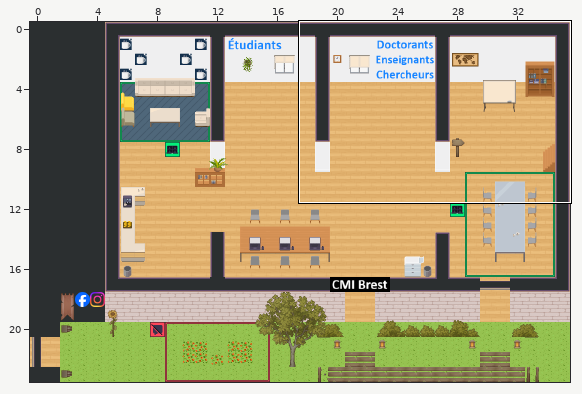
One commit to this Tiled map (JSON): map.tmj. The picture above shows the old version from afar; the outline marks the close-up.
Close-up. First the earlier version:
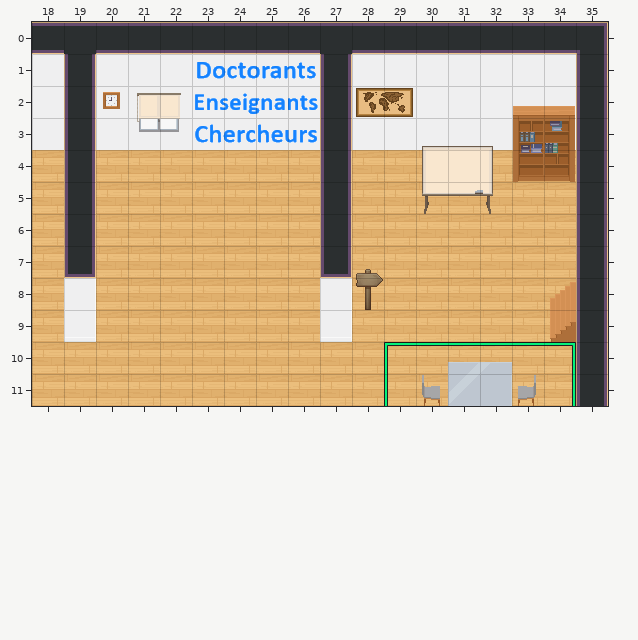
Cells are 32x32 px. Shown: x 18..35, y 0..11. The commit also changed other parts of the map, which this record leaves out.
After the commit:
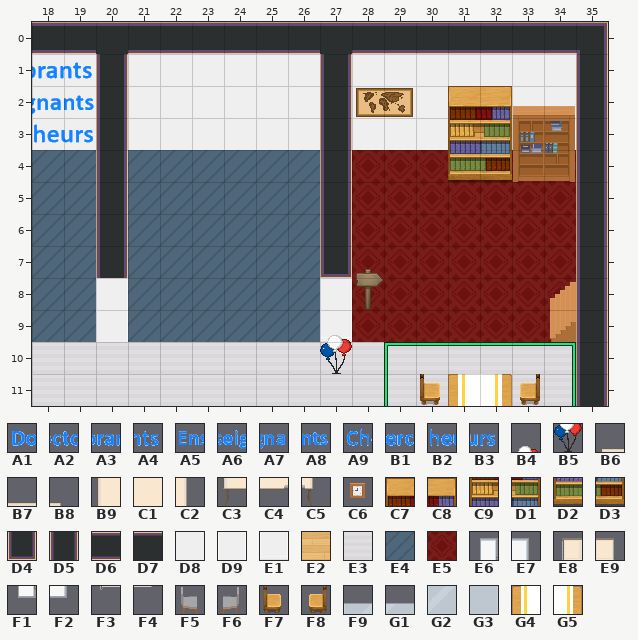
Key: from "EXT_Menu": A1 24, A2 25, A3 26, A4 27, A5 40, A6 41, A7 42, A8 43, A9 56, B1 57, B2 58, B3 59; from "WA_Decoration": B4 82, B5 94; from "WA_Miscellaneous": B6 33, B7 34, B8 35, B9 43, C1 44, C2 45, C3 53, C4 54, C5 55, C6 78; from "WA_Other_Furniture": C7 22, C8 23, C9 34, D1 35, D2 46, D3 47; from "WA_Room_Builder": D4 56, D5 102, D6 104, D7 156, D8 203, D9 280, E1 305, E2 350, E3 358, E4 360, E5 387, E6 775, E7 776, E8 777, E9 778, F1 800, F2 801, F3 802, F4 803; from "WA_Seats": F5 119, F6 120, F7 170, F8 171; from "WA_Tables": F9 5, G1 6, G2 15, G3 17, G4 240, G5 242.
__ is an empty cell.
Difference:
Layer "floor/floor1":
Tile E2 gives way to one hidden under a higher layer in rows 4 to 9 at x 20.
The edit adds tile E3 in row 11 at x 32.
Tile E2 gives way to tile E3 in row 10 at x 18 to 34; in row 11 at x 18 to 30 and 33 to 34.
The edit adds tile E4 in rows 4 to 9 at x 19.
Tile E2 gives way to tile E4 in rows 4 to 9 at x 18 and 21 to 26.
The edit adds tile E5 in row 4 at x 31.
Tile E2 gives way to tile E5 in row 4 at x 28 to 30 and 32 to 34; in rows 5 to 9 at x 28 to 34.
Layer "walls/walls1":
Tile D8 gives way to tile D5 in rows 1 to 3 at x 20.
The edit adds tile D5 in rows 4 to 7 at x 20.
Tile D7 gives way to tile D6 in row 0 at x 19.
Tile D6 gives way to tile D7 in row 0 at x 20.
Tile D5 gives way to tile D8 in rows 1 to 3 at x 19.
The edit adds tile D9 in rows 8 to 9 at x 20.
Tile D4 is gone in row 7 at x 19.
Tile D5 is gone in rows 4 to 6 at x 19.
Tile D9 is gone in row 8 at x 19.
Tile E1 is gone in row 9 at x 19.
Layer "walls/walls2":
The edit adds tile A3 in row 1 at x 18.
The edit adds tile A4 in row 1 at x 19.
The edit adds tile A7 in row 2 at x 18.
The edit adds tile A8 in row 2 at x 19.
The edit adds tile B2 in row 3 at x 18.
The edit adds tile B3 in row 3 at x 19.
Tile A1 is gone in row 1 at x 23.
Tile A2 is gone in row 1 at x 24.
Tile A3 is gone in row 1 at x 25.
Tile A4 is gone in row 1 at x 26.
Tile A5 is gone in row 2 at x 23.
Tile A6 is gone in row 2 at x 24.
Tile A7 is gone in row 2 at x 25.
Tile A8 is gone in row 2 at x 26.
Tile A9 is gone in row 3 at x 23.
Tile B1 is gone in row 3 at x 24.
Tile B2 is gone in row 3 at x 25.
Tile B3 is gone in row 3 at x 26.
Tile C6 is gone in row 2 at x 20.
Layer "furniture/furniture2":
The edit adds tile B4 in row 9 at x 27.
The edit adds tile B5 in row 10 at x 27.
The edit adds tile C7 in row 2 at x 31.
The edit adds tile C8 in row 2 at x 32.
Tile B7 gives way to tile C9 in row 3 at x 31.
Tile B8 gives way to tile D1 in row 3 at x 32.
Tile C1 gives way to tile D2 in row 4 at x 31.
Tile C2 gives way to tile D3 in row 4 at x 32.
Tile F5 gives way to tile F7 in row 11 at x 30.
Tile F6 gives way to tile F8 in row 11 at x 33.
Tile G2 gives way to tile G4 in row 11 at x 31.
Tile G3 gives way to tile G5 in row 11 at x 32.
Tile B6 is gone in row 3 at x 30.
Tile B9 is gone in row 4 at x 30.
Tile C3 is gone in row 5 at x 30.
Tile C4 is gone in row 5 at x 31.
Tile C5 is gone in row 5 at x 32.
Tile E6 is gone in row 2 at x 21.
Tile E7 is gone in row 2 at x 22.
Tile F1 is gone in row 3 at x 21.
Tile F2 is gone in row 3 at x 22.
Layer "furniture/furniture3":
Tile E8 is gone in row 2 at x 21.
Tile E9 is gone in row 2 at x 22.
Tile F3 is gone in row 3 at x 21.
Tile F4 is gone in row 3 at x 22.
Layer "above/above1":
Tile F9 is gone in row 10 at x 31.
Tile G1 is gone in row 10 at x 32.
Where, in picture pixels (left, top, right, bottom), the same in both close-ups:
changed: (32, 50, 576, 406)
